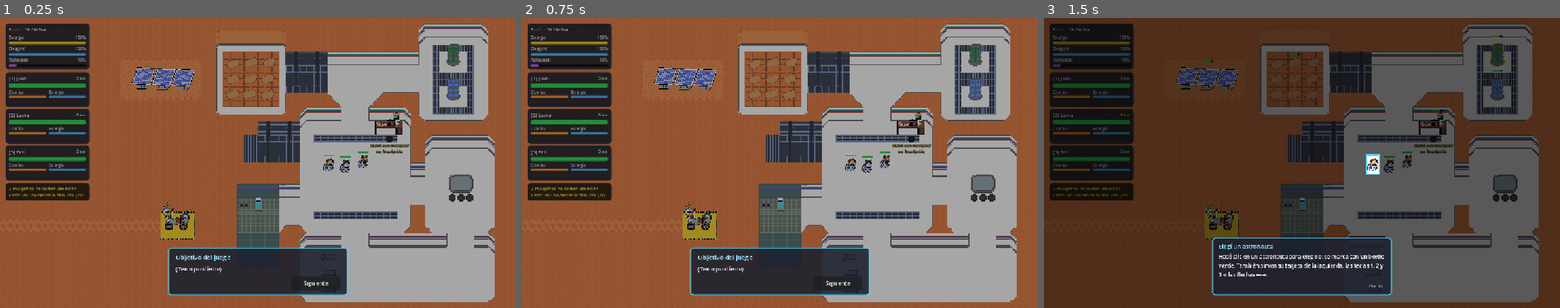
Above: before the commit, frames 1-3 (left to right).
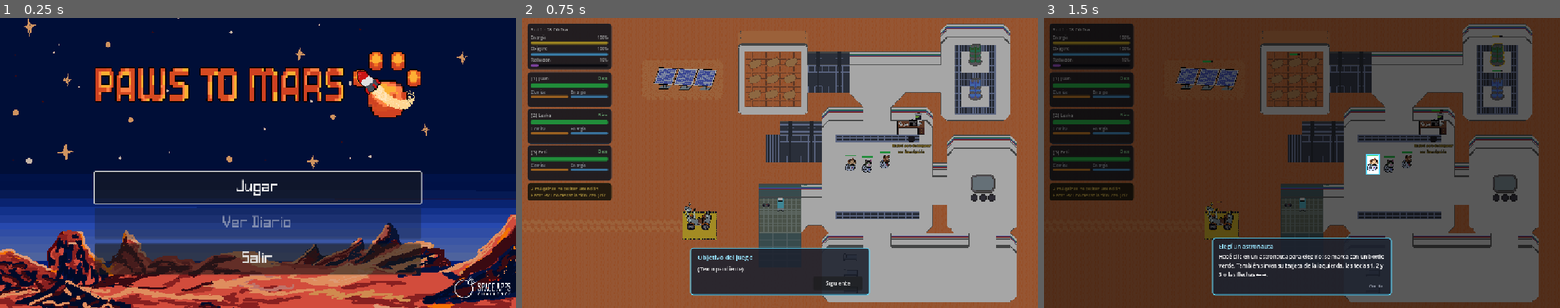
Above: after the commit, the same moments.

Repository: felicetteam/spaceapp-challenge-2026
Game: Godot game, scene res://Pantallas/Menu/MenuInicio.tscn
The game is run twice, just before and just after one commit, with the same random seed, the same clock (stepped at 60 frames per second) and the same inputs. Before the commit the project starts from res://Base/base.tscn.
Inputs (mouse positions are in pixels of both pictures, inside the frame that each line leads up to):
- Up to frame 1 (0.25 s): no input
- Up to frame 2 (0.75 s): click (780, 186) at 0.5 s, where only the run after the commit has a clickable "Jugar"
- Up to frame 3 (1.5 s): click "Siguiente" at 1.25 s

The runs differ from the first frame. In frame 1, 99% of the frame differs, in the area x 0-100%, y 0-100%; in frame 2, nothing differs; in frame 3, nothing differs.

Commit message:
menu de inicio como escena principal

Diff:
--- a/spaceapp/Pantallas/Menu/MenuInicio.tscn
+++ b/spaceapp/Pantallas/Menu/MenuInicio.tscn
@@ -4,20 +4,18 @@
 [ext_resource type="Texture2D" uid="uid://cqmc526wjynr3" path="res://assets/img/TituloConLogo.png" id="2_qrhxr"]
 [ext_resource type="FontFile" uid="uid://cutlb65ivra8j" path="res://assets/fonts/squares.ttf" id="4_ghm1e"]
 [ext_resource type="Texture2D" uid="uid://cap1j3mqr0bo3" path="res://assets/img/SpaceApp.png" id="4_ynx6h"]
+[ext_resource type="Script" path="res://Pantallas/Menu/menu_inicio.gd" id="5_menu"]
 
-[node name="Node2D" type="Node2D" unique_id=945184410]
-
-[node name="Menu" type="Control" parent="." unique_id=1033095452]
+[node name="Menu" type="Control" unique_id=1033095452]
 layout_mode = 3
 anchors_preset = 15
 anchor_right = 1.0
 anchor_bottom = 1.0
-offset_right = 1152.0
-offset_bottom = 648.0
 grow_horizontal = 2
 grow_vertical = 2
+script = ExtResource("5_menu")
 
-[node name="Fondo" type="TextureRect" parent="Menu" unique_id=695661678]
+[node name="Fondo" type="TextureRect" parent="." unique_id=695661678]
 layout_mode = 0
 offset_right = 1152.0
 offset_bottom = 648.0
@@ -25,50 +23,50 @@
 expand_mode = 1
 stretch_mode = 6
 
-[node name="CenterContainer" type="CenterContainer" parent="Menu" unique_id=1201911274]
+[node name="CenterContainer" type="CenterContainer" parent="." unique_id=1201911274]
 layout_mode = 0
 offset_right = 1152.0
 offset_bottom = 648.0
 
-[node name="VBoxContainer" type="VBoxContainer" parent="Menu/CenterContainer" unique_id=737769220]
+[node name="VBoxContainer" type="VBoxContainer" parent="CenterContainer" unique_id=737769220]
 layout_mode = 2
 theme_override_constants/separation = 10
 
-[node name="HBoxContainer" type="HBoxContainer" parent="Menu/CenterContainer/VBoxContainer" unique_id=956265335]
+[node name="HBoxContainer" type="HBoxContainer" parent="CenterContainer/VBoxContainer" unique_id=956265335]
 layout_mode = 2
 
-[node name="Titulo" type="TextureRect" parent="Menu/CenterContainer/VBoxContainer/HBoxContainer" unique_id=1133268817]
+[node name="Titulo" type="TextureRect" parent="CenterContainer/VBoxContainer/HBoxContainer" unique_id=1133268817]
 custom_minimum_size = Vector2(0, 150)
 layout_mode = 2
 texture = ExtResource("2_qrhxr")
 expand_mode = 3
 
-[node name="Espaciador" type="Control" parent="Menu/CenterContainer/VBoxContainer" unique_id=1141937501]
+[node name="Espaciador" type="Control" parent="CenterContainer/VBoxContainer" unique_id=1141937501]
 custom_minimum_size = Vector2(0, 100)
 layout_mode = 2
 
-[node name="BotonJugar" type="Button" parent="Menu/CenterContainer/VBoxContainer" unique_id=1944747087]
+[node name="BotonJugar" type="Button" parent="CenterContainer/VBoxContainer" unique_id=1944747087]
 custom_minimum_size = Vector2(200, 70)
 layout_mode = 2
 theme_override_fonts/font = ExtResource("4_ghm1e")
 theme_override_font_sizes/font_size = 35
 text = "Jugar"
 
-[node name="BotonDiario" type="Button" parent="Menu/CenterContainer/VBoxContainer" unique_id=1089282981]
+[node name="BotonDiario" type="Button" parent="CenterContainer/VBoxContainer" unique_id=1089282981]
 custom_minimum_size = Vector2(0, 70)
 layout_mode = 2
 theme_override_fonts/font = ExtResource("4_ghm1e")
 theme_override_font_sizes/font_size = 35
 text = "Ver Diario"
 
-[node name="BotonSalir" type="Button" parent="Menu/CenterContainer/VBoxContainer" unique_id=1423655317]
+[node name="BotonSalir" type="Button" parent="CenterContainer/VBoxContainer" unique_id=1423655317]
 custom_minimum_size = Vector2(0, 70)
 layout_mode = 2
 theme_override_fonts/font = ExtResource("4_ghm1e")
 theme_override_font_sizes/font_size = 35
 text = "Salir"
 
-[node name="TextureRect" type="TextureRect" parent="Menu" unique_id=1858926698]
+[node name="TextureRect" type="TextureRect" parent="." unique_id=1858926698]
 layout_mode = 0
 offset_left = 1015.0
 offset_top = 577.0
--- /dev/null
+++ b/spaceapp/Pantallas/Menu/menu_inicio.gd
@@ -0,0 +1,25 @@
+extends Control
+## Menú de inicio (escena principal del juego): Jugar abre la base, Salir cierra el juego.
+
+const ESCENA_JUEGO := "res://Base/base.tscn"
+
+@onready var boton_jugar: Button = $CenterContainer/VBoxContainer/BotonJugar
+@onready var boton_diario: Button = $CenterContainer/VBoxContainer/BotonDiario
+@onready var boton_salir: Button = $CenterContainer/VBoxContainer/BotonSalir
+
+
+func _ready() -> void:
+	boton_jugar.pressed.connect(_on_jugar_pressed)
+	boton_salir.pressed.connect(_on_salir_pressed)
+	# "Ver Diario" todavía no tiene pantalla
+	boton_diario.disabled = true
+	boton_diario.tooltip_text = "Próximamente"
+	boton_jugar.grab_focus()
+
+
+func _on_jugar_pressed() -> void:
+	get_tree().change_scene_to_file(ESCENA_JUEGO)
+
+
+func _on_salir_pressed() -> void:
+	get_tree().quit()
--- a/spaceapp/project.godot
+++ b/spaceapp/project.godot
@@ -11,7 +11,7 @@
 [application]
 
 config/name="spaceapp"
-run/main_scene="uid://cp62uauomhfu1"
+run/main_scene="uid://c2gaxhuyll3lj"
 config/features=PackedStringArray("4.7", "GL Compatibility")
 config/icon="res://icon.svg"
 
